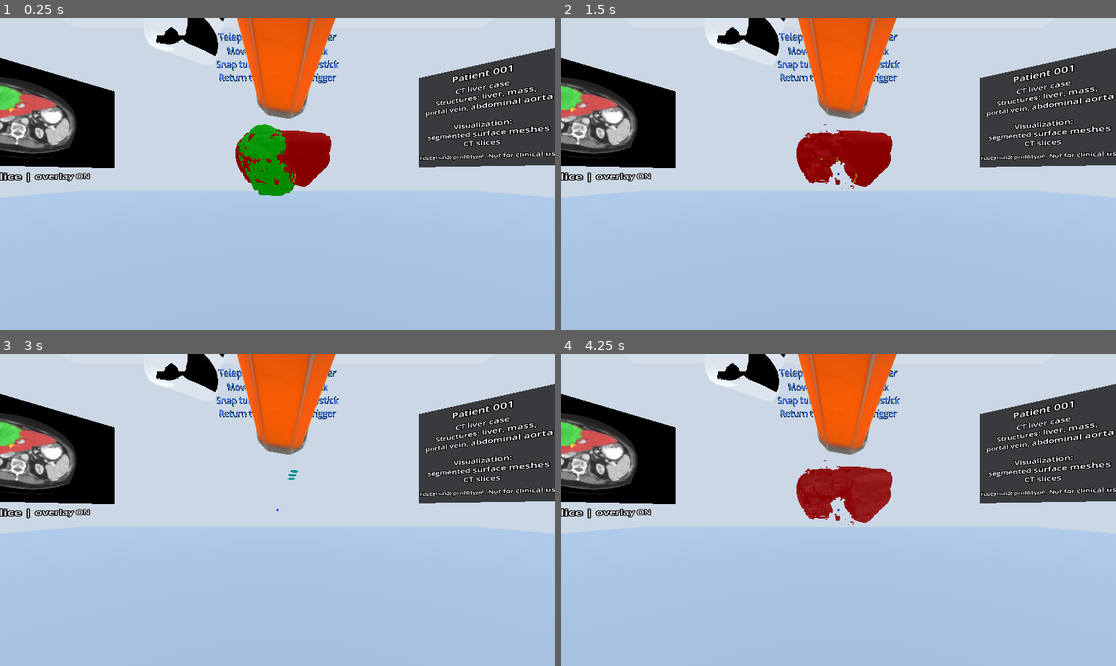
Above: before the commit, frames 1-4 (two rows, left to right).
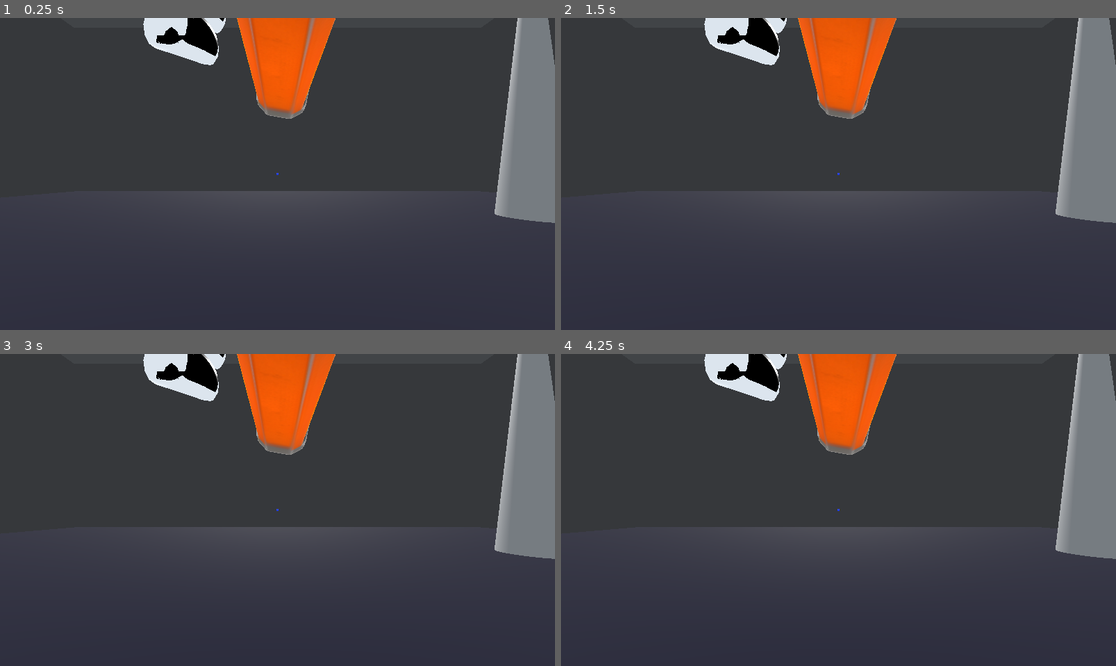
Above: after the commit, the same moments.

Repository: marcelbiezunski/imhotep-vr-biomed
Game: Godot game, scene res://node_3d.tscn
Same seed, same stepped clock (60 frames per second), same inputs: the game is played once before the commit and once after it.
Inputs:
- Up to frame 1 (0.25 s): no input
- Up to frame 2 (1.5 s): tap Enter (ui_accept) at 0.5, 0.77, 1.25 s; tap 1 at 0.6 s; hold A from 1.28 s (still down); tap 2 at 1.35 s
- Up to frame 3 (3 s): tap Enter (ui_accept) at 1.52, 2, 2.75 s; release A at 2.03 s; tap 3 at 2.1 s; tap 4 at 2.85 s
- Up to frame 4 (4.25 s): tap Enter (ui_accept) at 3.02, 3.5, 3.77 s; hold A from 3.53 s (still down); tap 5 at 3.6 s

The runs differ from the first frame. In frame 1, 90% of the frame differs, in the area x 0-100%, y 0-100%; in frame 2, 90%; in frame 3, 90%; in frame 4, 90%.

Commit message:
redesign + fix

Diff:
--- a/godot_vr_app/node_3d.tscn
+++ b/godot_vr_app/node_3d.tscn
@@ -17,7 +17,7 @@
 [ext_resource type="Texture2D" uid="uid://bd6n2374at16u" path="res://assets/patient1/sagittal_mass.png" id="16_jsnrv"]
 
 [sub_resource type="StandardMaterial3D" id="StandardMaterial3D_4arys"]
-albedo_color = Color(0.62352943, 0.7019608, 0.78431374, 1)
+albedo_color = Color(0.09640425, 0.09641113, 0.15860638, 1)
 
 [sub_resource type="PlaneMesh" id="PlaneMesh_noarx"]
 size = Vector2(20, 20)
@@ -33,7 +33,7 @@
 height = 5.0
 
 [sub_resource type="StandardMaterial3D" id="StandardMaterial3D_tcnuu"]
-albedo_color = Color(0.92156863, 0.9411765, 0.9607843, 1)
+albedo_color = Color(0.2509804, 0.2509804, 0.2509804, 1)
 
 [sub_resource type="BoxMesh" id="BoxMesh_noarx"]
 size = Vector3(20, 8, 0.1)
@@ -42,16 +42,16 @@
 size = Vector3(20, 8, 0.1)
 
 [sub_resource type="StandardMaterial3D" id="StandardMaterial3D_tuemg"]
-albedo_color = Color(0.92156863, 0.9411765, 0.9607843, 1)
+albedo_color = Color(0.2509804, 0.2509804, 0.2509804, 1)
 
 [sub_resource type="StandardMaterial3D" id="StandardMaterial3D_i0g27"]
-albedo_color = Color(0.92156863, 0.9411765, 0.9607843, 1)
+albedo_color = Color(0.2509804, 0.2509804, 0.2509804, 1)
 
 [sub_resource type="StandardMaterial3D" id="StandardMaterial3D_ealrb"]
-albedo_color = Color(0.92156863, 0.9411765, 0.9607843, 1)
+albedo_color = Color(0.2509804, 0.2509804, 0.2509804, 1)
 
 [sub_resource type="StandardMaterial3D" id="StandardMaterial3D_jsnrv"]
-albedo_color = Color(0.9607843, 0.96862745, 0.98039216, 1)
+albedo_color = Color(0.29954746, 0.29954746, 0.29954743, 1)
 
 [sub_resource type="BoxMesh" id="BoxMesh_lggff"]
 size = Vector3(20, 0.01, 20)
@@ -86,7 +86,7 @@
 size = Vector2(3, 2)
 
 [sub_resource type="StandardMaterial3D" id="StandardMaterial3D_vxd74"]
-albedo_color = Color(0.2592937, 0.2592937, 0.2592937, 1)
+albedo_color = Color(0.03839717, 0.03839716, 0.038397186, 1)
 
 [sub_resource type="BoxMesh" id="BoxMesh_tcnuu"]
 size = Vector3(2, 2, 0.03)
@@ -170,14 +170,13 @@
 shape = SubResource("BoxShape3D_a0tk4")
 
 [node name="DirectionalLight3D" type="DirectionalLight3D" parent="Level"]
-transform = Transform3D(1, 0, 0, 0, -4.371139e-08, 1, 0, -1, -4.371139e-08, 0, 7.5, 0)
-light_color = Color(0.9607843, 0.9764706, 1, 1)
-light_energy = 0.4
+transform = Transform3D(1, 0, 0, 0, -0.7660445, 0.6427876, 0, -0.6427876, -0.7660445, 0, 6, 1)
+light_energy = 1.2
 
 [node name="SkyText" type="Label3D" parent="Level"]
 transform = Transform3D(-0.3, -8.970105e-09, -2.4645162e-08, 0, 0.2819078, -0.10260604, 2.6226834e-08, -0.10260604, -0.2819078, 0, 6, 9)
 pixel_size = 0.01
-modulate = Color(0.25495163, 0.50172913, 0.91804487, 1)
+modulate = Color(0.39831096, 0.61008394, 0.9642373, 1)
 text = "Teleportation - right trigger
 Movement - left joystick
 Snap turn (45°) - right joystick
@@ -204,7 +203,6 @@
 shape = SubResource("CapsuleShape3D_jka67")
 
 [node name="XROrigin3D" type="XROrigin3D" parent="Player"]
-transform = Transform3D(-1, 0, -8.742278e-08, 0, 1, 0, 8.742278e-08, 0, -1, 0, 0, 0)
 
 [node name="XRCamera3D" type="XRCamera3D" parent="Player/XROrigin3D"]
 transform = Transform3D(0.99999994, 0, 0, 0, 0.99999994, 0, 0, 0, 1, 0, 0, 0)
@@ -251,6 +249,7 @@
 [node name="Patient_001" parent="MedicalWorkspace/PatientAnchor" instance=ExtResource("7_wc5p8")]
 
 [node name="ToolPaletteAnchor" type="Node3D" parent="MedicalWorkspace"]
+transform = Transform3D(-1, 0, -8.742278e-08, 0, 1, 0, 8.742278e-08, 0, -1, 3, 1, 5)
 
 [node name="ToolPalette" type="Node3D" parent="MedicalWorkspace/ToolPaletteAnchor"]
 script = ExtResource("8_4arys")
Not shown, changed: docs/index.html
Not shown, changed: docs/index.pck
